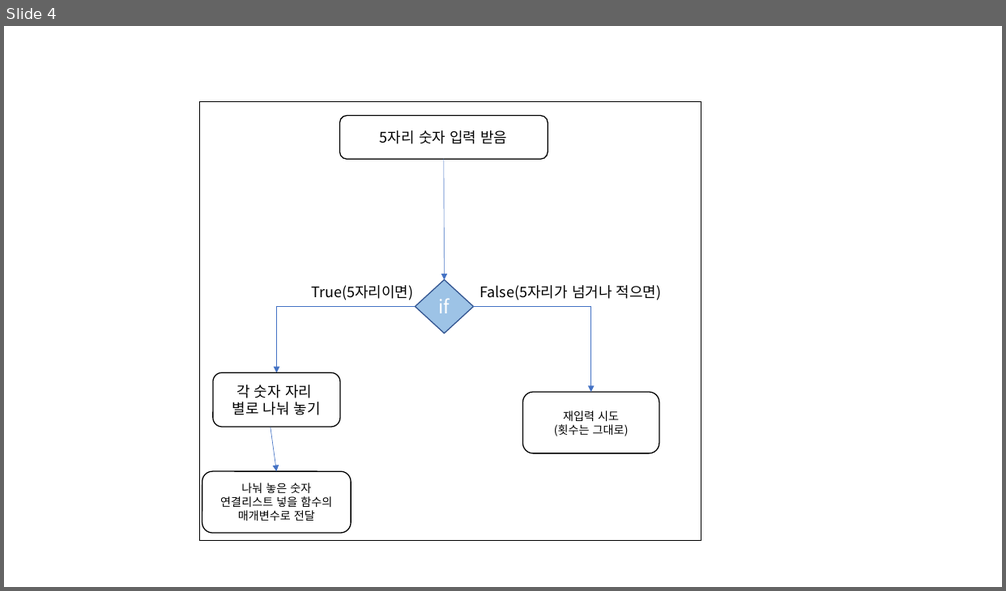
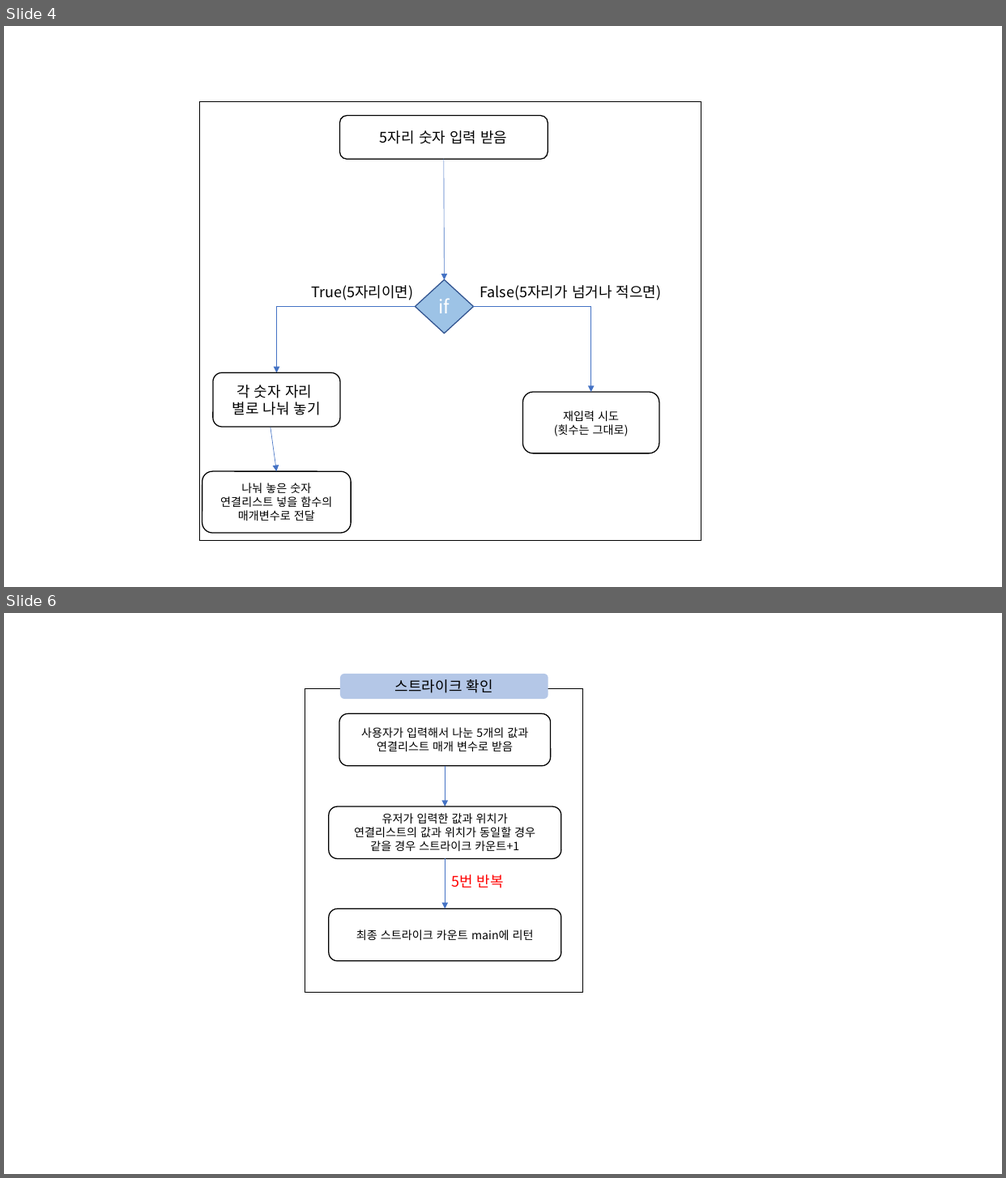
Before and after one commit to skywings-kor/SMU-CODE, a slide deck: 2022년-1학기/2022년-1C(PBL)자료/프로젝트_숫자야구게임SW/숫자야구_상세개발사항.pptx. Shown one above the other, each under a label of ours: slide 4 before the commit, slides 4 and 6 after it; the slides between them are not shown. The pictures are 1006x591 and 1006x1178 pixels, drawn with LibreOffice and Linux fonts; fonts in the diff are those of the drawing. Boxes give left, top, right and bottom in pixels: in the first picture for what was removed or moved away, otherwise in the second. Text is boxed around its words. In the diff, an @@ line names an element or a change of style, - is before the commit and + after.

```diff
--- a/2022년-1학기/2022년-1C(PBL)자료/프로젝트_숫자야구게임SW/숫자야구_상세개발사항.pptx
+++ b/2022년-1학기/2022년-1C(PBL)자료/프로젝트_숫자야구게임SW/숫자야구_상세개발사항.pptx
@@ slide 6 added at (x1=4, y1=613, x2=1002, y2=1174), background #FFFFFF @@
@@ rounded rectangle added at (x1=340, y1=674, x2=548, y2=699), fill #B4C7E7, 14 pt, text #000000 @@
+스트라이크 확인
@@ rectangle added at (x1=305, y1=688, x2=583, y2=993), outline #000000 1 pt @@
@@ rounded rectangle added at (x1=339, y1=714, x2=551, y2=766), outline #000000 1 pt, 11 pt, text #000000 @@
+사용자가 입력해서 나눈 5개의 값과 연결리스트 매개 변수로 받음
@@ arrow added from (445, 766) to (445, 807), #4472C4 0.5 pt @@
@@ rounded rectangle added at (x1=329, y1=807, x2=562, y2=859), outline #000000 1 pt, 11 pt, text #000000 @@
+유저가 입력한 값과 위치가
+연결리스트의 값과 위치가 동일할 경우
+같을 경우 스트라이크 카운트+1
@@ arrow added from (445, 858) to (445, 909), #4472C4 0.5 pt @@
@@ text added at (x1=451, y1=875, x2=504, y2=888), 14 pt, text #FF0000 @@
+5번 반복
@@ rounded rectangle added at (x1=329, y1=909, x2=562, y2=961), outline #000000 1 pt, 11 pt, text #000000 @@
+최종 스트라이크 카운트 main에 리턴
```
Also in this commit, not shown: 2 other slides added, 5 other files.
